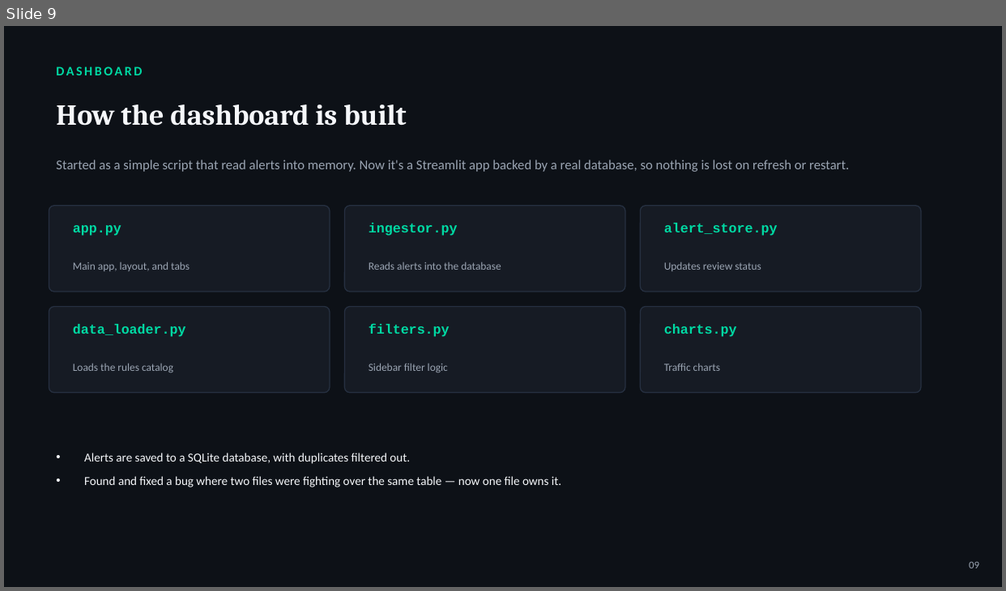
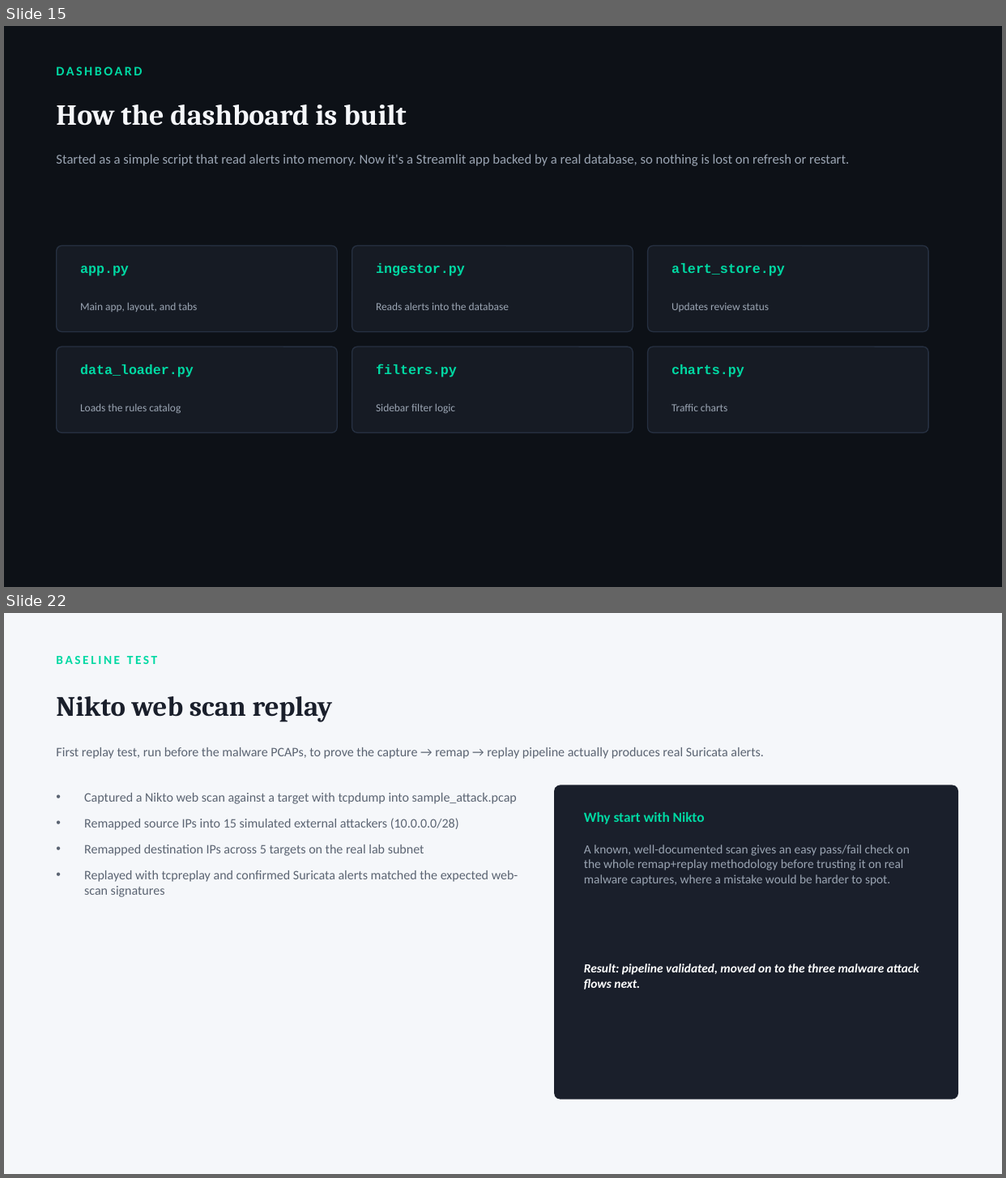
Before and after one commit to Sameeha135/suricata-ids-lab, a slide deck: 2026-08-24_to_2026-08-28_Documentation/Suricata_Project_Presentation.pptx. Shown one above the other, each under a label of ours: slide 9 before the commit, slides 15 and 22 after it; the slides between them are not shown. The pictures are 1006x591 and 1006x1178 pixels, drawn with LibreOffice and Linux fonts; fonts in the diff are those of the drawing. Boxes give left, top, right and bottom in pixels: in the first picture for what was removed or moved away, otherwise in the second. Text is boxed around its words. In the diff, an @@ line names an element or a change of style, - is before the commit and + after.

```diff
--- a/2026-08-24_to_2026-08-28_Documentation/Suricata_Project_Presentation.pptx
+++ b/2026-08-24_to_2026-08-28_Documentation/Suricata_Project_Presentation.pptx
@@ slide 22 added at (x1=4, y1=613, x2=1002, y2=1174), background #F5F7FA @@
@@ text added at (x1=56, y1=656, x2=157, y2=664), 12 pt, text #00D9A3, bold @@
+BASELINE TEST
@@ text added at (x1=56, y1=696, x2=333, y2=722), 27 pt, text #1A1F2B, bold @@
+Nikto web scan replay
@@ text added at (x1=56, y1=747, x2=764, y2=759), 12.5 pt, text #5B6472 @@
+First replay test, run before the malware PCAPs, to prove the capture → remap → replay pipeline actually produces real Suricata alerts.
@@ text added at (x1=84, y1=793, x2=518, y2=897), 12.5 pt, text #5B6472 @@
+• Captured a Nikto web scan against a target with tcpdump into sample_attack.pcap
+• Remapped source IPs into 15 simulated external attackers (10.0.0.0/28)
+• Remapped destination IPs across 5 targets on the real lab subnet
+• Replayed with tcpreplay and confirmed Suricata alerts matched the expected web-scan signatures
@@ rounded rectangle added at (x1=554, y1=786, x2=958, y2=1100), fill #1A1F2B @@
@@ text added at (x1=584, y1=812, x2=705, y2=824), 13.5 pt, text #00D9A3, bold @@
+Why start with Nikto
@@ text added at (x1=584, y1=845, x2=910, y2=886), 12 pt, text #9AA4B2 @@
+A known, well-documented scan gives an easy pass/fail check on the whole remap+replay methodology before trusting it on real malware captures, where a mistake would be harder to spot.
@@ text added at (x1=584, y1=964, x2=919, y2=990), 12 pt, text #FFFFFF, bold, italic @@
+Result: pipeline validated, moved on to the three malware attack flows next.
@@ what was slide 9 is now slide 15 @@
@@ slide 15 changed as well @@
@@ text "Started as a simple script ..." moved from (x1=56, y1=160, x2=849, y2=172) to (x1=56, y1=154, x2=849, y2=166) @@
@@ 12 texts, 6 rounded rectangles moved together from (x1=49, y1=206, x2=921, y2=393) to (x1=57, y1=246, x2=928, y2=433) @@
@@ text removed at (x1=84, y1=453, x2=561, y2=488) @@
-• Alerts are saved to a SQLite database, with duplicates filtered out.
-• Found and fixed a bug where two files were fighting over the same table — now one file owns it.
@@ text removed at (x1=969, y1=562, x2=979, y2=569) @@
-09
```
Also in this commit, not shown: 8 other slides changed, 19 other slides added, 1 slide removed, 3 other files.
